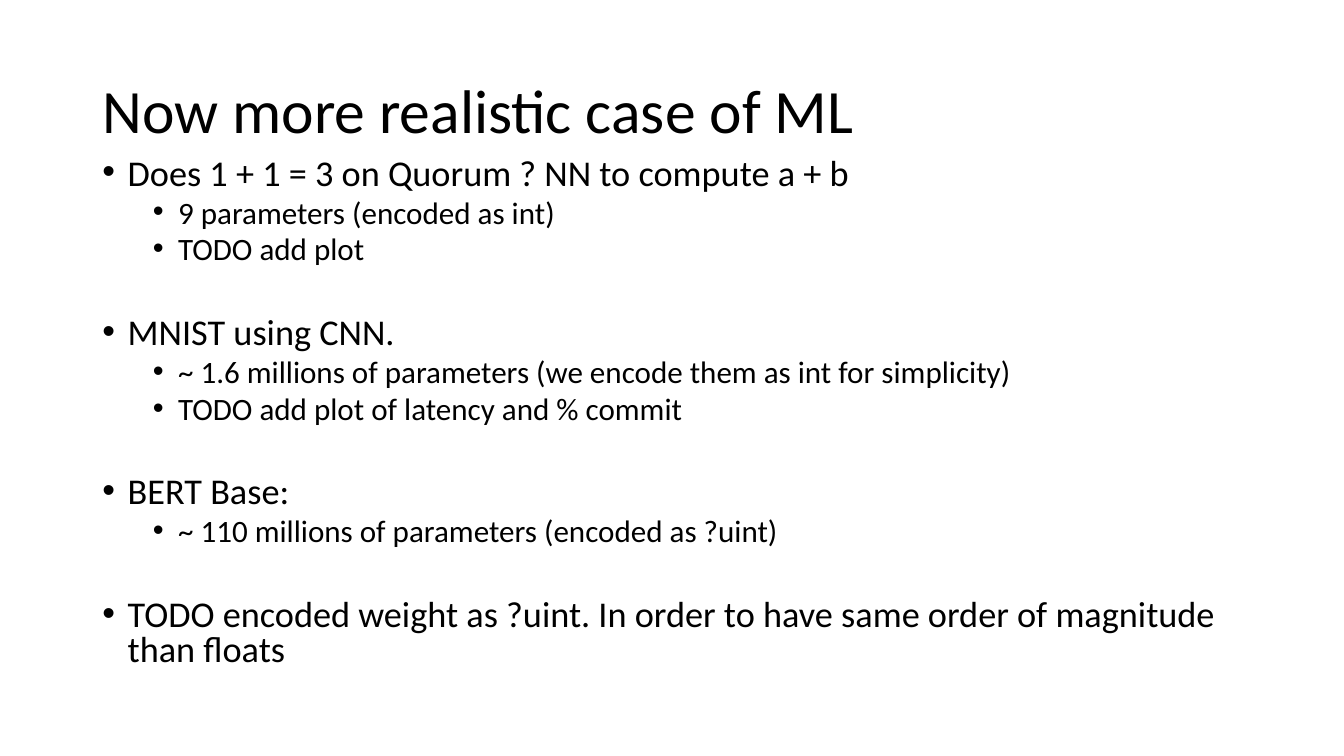
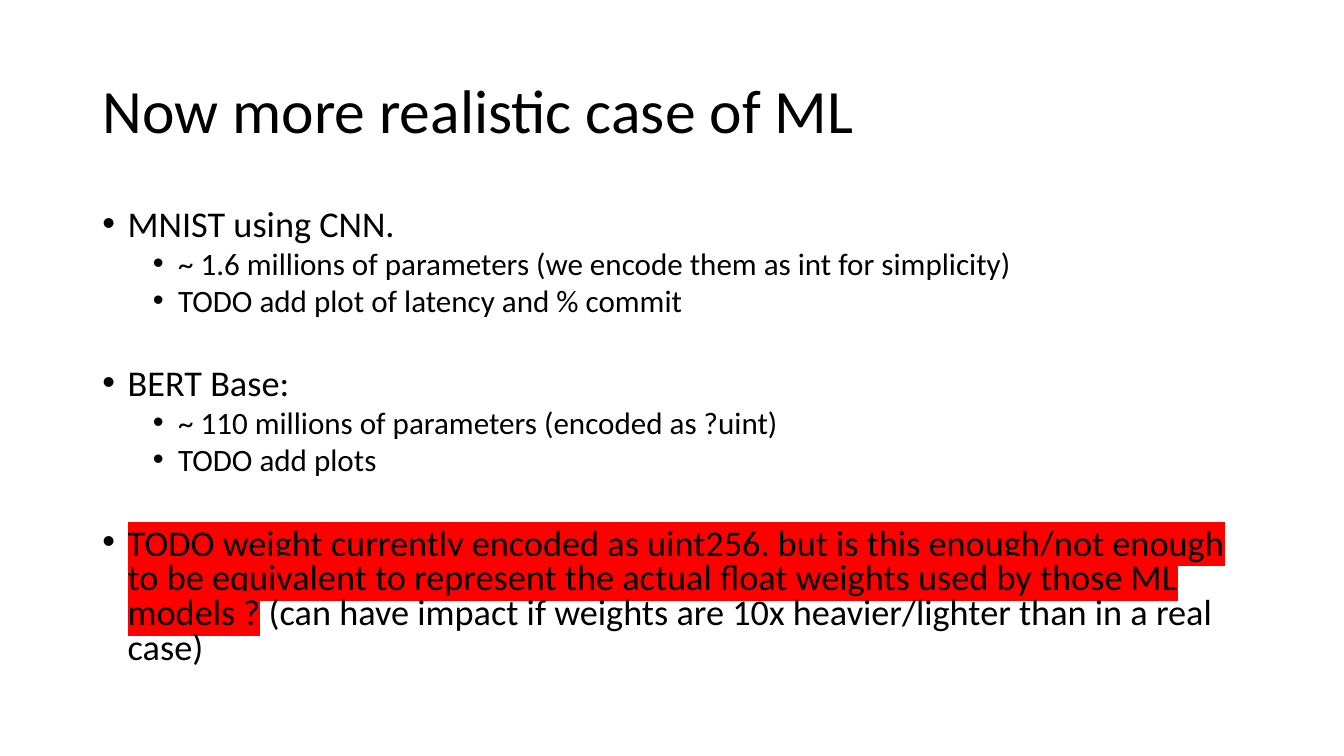
Before and after one commit to douglasbouchet/ML_on_blockchain, a slide deck: slide 12 of Presentation.pptx (slide 7 before the commit). Drawn at 1344x756 pixels with LibreOffice and Linux fonts; fonts in the diff are those of the drawing. Boxes give left, top, right and bottom in pixels: in the first picture for what was removed or moved away, otherwise in the second. Text is boxed around its words. In the diff, an @@ line names an element or a change of style, - is before the commit and + after.

```diff
--- a/Presentation.pptx
+++ b/Presentation.pptx
@@ text at box(128, 160, 849, 265): paragraphs removed @@
-• Does 1 + 1 = 3 on Quorum ? NN to compute a + b
-  • 9 parameters (encoded as int)
-  • TODO add plot
@@ text at box(128, 449, 1223, 665): text changed @@
-• TODO encoded weight as ?uint. In order to have same order of magnitude than floats
+  • TODO add plots
+• TODO weight currently encoded as uint256, but is this enough/not enough to be equivalent to represent the actual float weights used by those ML models ? (can have impact if weights are 10x heavier/lighter than in a real case)
```
Also in this commit, not shown: 5 other slides changed, 8 slides added, 3 slides removed.
